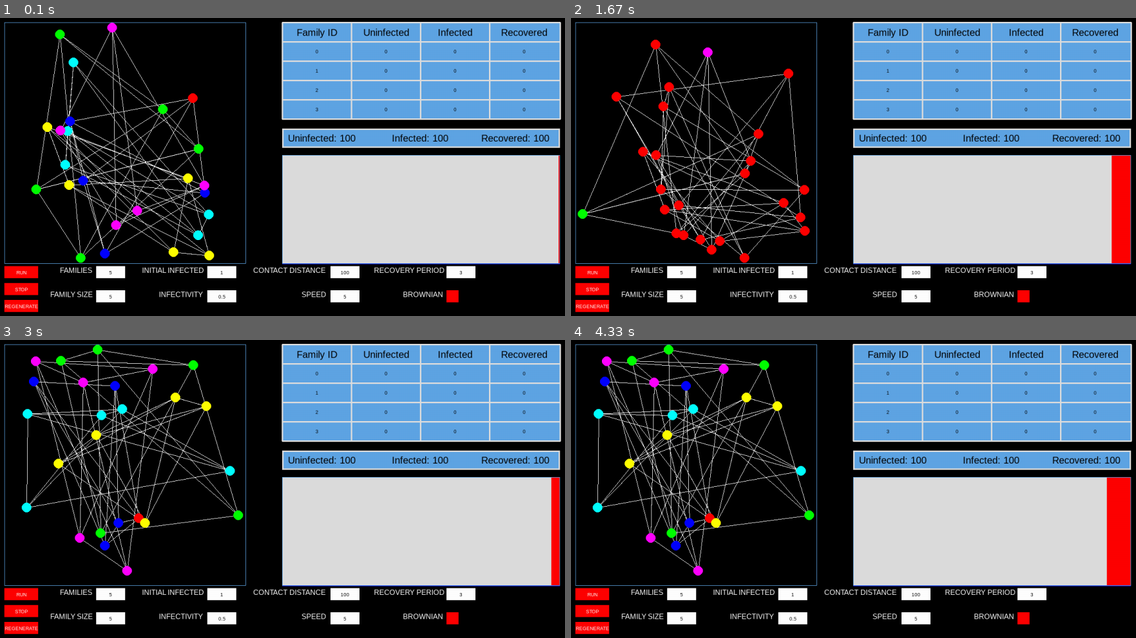
Above: before the commit, frames 1-4 (two rows, left to right).
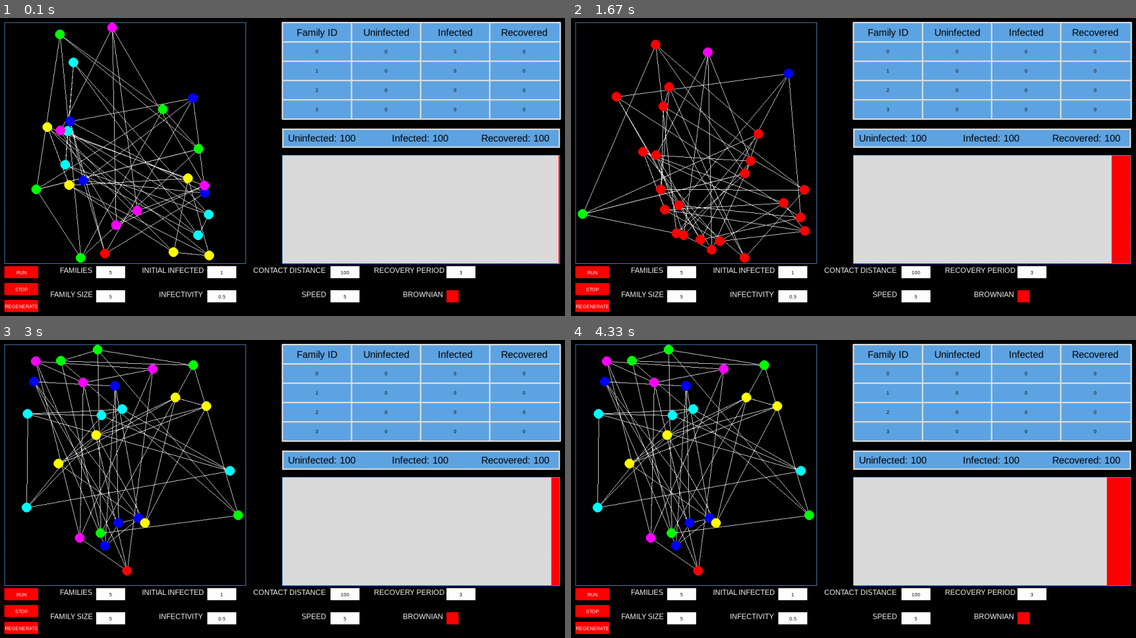
Above: after the commit, the same moments.

Repository: linyirun/EpidemicSimulator
Game: pygame game, started from main.py
Same seed, same stepped clock (60 frames per second), same inputs: the game is played once before the commit and once after it.
Inputs (mouse positions are in pixels of both pictures, inside the frame that each line leads up to):
- Up to frame 1 (0.1 s): no input
- Up to frame 2 (1.67 s): click "RUN" at 0.4 s; click (859, 184) at 0.73 s; click "STOP" at 1.07 s; click (1062, 274) at 1.4 s
- Up to frame 3 (3 s): click "REGENERATE" at 2.23 s; click (265, 435) at 2.57 s
- Up to frame 4 (4.33 s): click "5" at 3.4 s; click (1034, 480) at 3.73 s

The runs differ from the first frame. In frame 1, 0.1% of the frame differs, in the area x 17-36%, y 25-81%; in frame 2, less than 0.1%; in frame 3, less than 0.1%; in frame 4, less than 0.1%.

Commit message:
fixed bugs with running llololoololol

Diff:
--- a/main.py
+++ b/main.py
@@ -466,6 +466,8 @@
                     active_button.background_color = GREEN if active_button.background_color == RED else RED
                 if active_button is run_b and not is_running:
                     is_running = True
+                    if simulation.simu_graph.infected == set():
+                        button_changed = True
                 if active_button is regen_b:
                     is_running = False
                     button_changed = True
@@ -570,6 +572,8 @@
         if simulation.simu_graph.infected == set() or active_button is stop_b:
             is_running = False
             can_initialize_run = True
+        if simulation.simu_graph.infected == set():
+            draw_text(25, 5, 'SIMULATION FINISHED', 15, GREEN)
 
         update_text_and_graphs()
 
